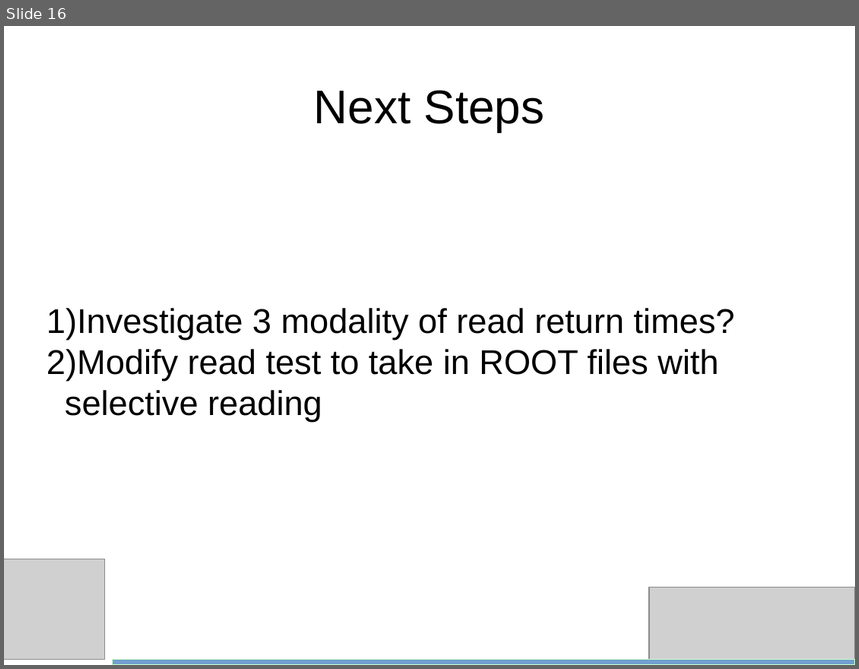
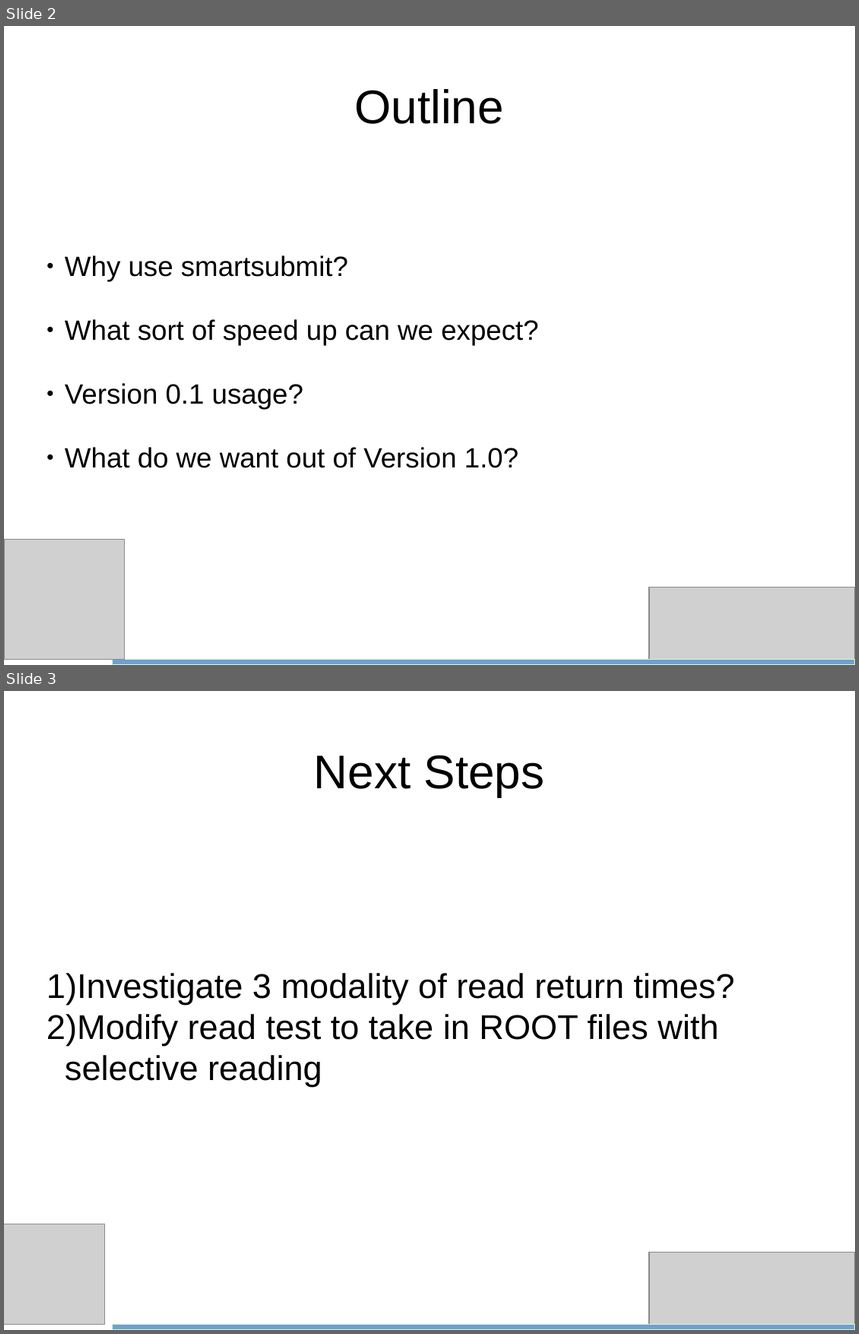
Before and after one commit to bth5032/smartsubmit, a slide deck: smartsubmit_intro.odp. Shown one above the other, each under a label of ours: slide 16 before the commit, slides 2 and 3 after it. The pictures are 859x669 and 859x1334 pixels, drawn with LibreOffice and Linux fonts; fonts in the diff are those of the drawing; grey boxes stand for pictures. Boxes give left, top, right and bottom in pixels: in the first picture for what was removed or moved away, otherwise in the second. Text is boxed around its words. In the diff, an @@ line names an element or a change of style, - is before the commit and + after.

```diff
--- a/smartsubmit_intro.odp
+++ b/smartsubmit_intro.odp
@@ slide 2 added at [4, 26, 855, 665], background #FFFFFF @@
@@ title added at [354, 89, 504, 124], 44 pt, text #000000 @@
+Outline
@@ subtitle added at [65, 256, 538, 468], 26 pt, text #000000 @@
+● Why use smartsubmit?
+● What sort of speed up can we expect?
+● Version 0.1 usage?
+● What do we want out of Version 1.0?
@@ picture added at [4, 539, 125, 659] @@
@@ picture added at [649, 587, 855, 665] @@
@@ rectangle added at [112, 659, 855, 665], fill #729FCF, outline #CCFFCC 0 pt @@
@@ what was slide 16 is now slide 3 @@
```
Also in this commit, not shown: 1 other slide added, 15 slides removed, 2 other files.
